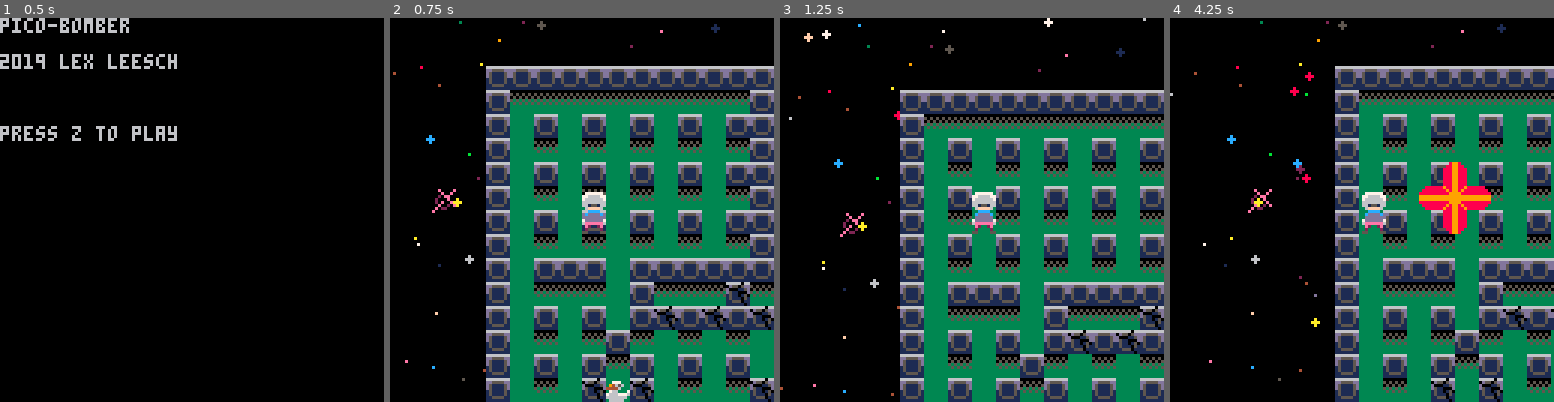
Above: before the commit, frames 1-4 (left to right).
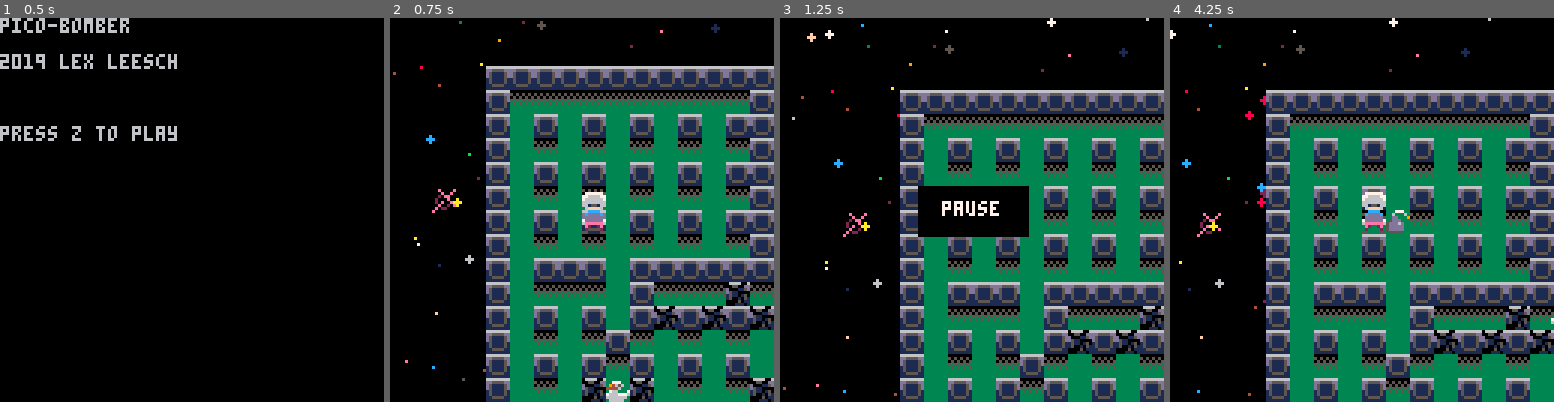
Above: after the commit, the same moments.

Repository: DigbyTheDog/PicoBomber
Game: PICO-8 cartridge game-1.p8
Same seed, same stepped clock (60 frames per second), same inputs: the game is played once before the commit and once after it.
Inputs:
- Up to frame 1 (0.5 s): tap X (X key) at 0.33 s
- Up to frame 2 (0.75 s): tap O (Z key) at 0.7 s
- Up to frame 3 (1.25 s): tap X (X key) at 1.07 s
- Up to frame 4 (4.25 s): hold Right 1.6-2.1 s; tap O (Z key) every 0.4 s from 1.7 to 4.1 s; tap X (X key) at 1.85, 2.97, 4.08 s; hold Up 2.15-2.42 s; hold Right 2.47-3.03 s; hold Left 3.08-3.58 s; hold Down 3.63-3.97 s; hold Right from 4.02 s (still down)

Frame 1 is identical in both runs. In frame 2, 0.6% of the frame differs, in the area x 50-100%, y 68-100%; in frame 3, 4.6%; in frame 4, 54%, in the area x 0-100%, y 0-100%.

Commit message:
Update game-1.p8
lil pause feature

Diff:
--- a/game-1.p8
+++ b/game-1.p8
@@ -37,6 +37,8 @@
 		update_menu()
 	elseif game_state=="game" then
 		update_game()
+	elseif game_state=="paused" then
+		update_pause()
 	elseif game_state=="level complete" then
 		update_level_complete()
 	end
@@ -53,6 +55,8 @@
 		draw_text_box("GAME OVER",8)
 	elseif game_state=="game" then
 		draw_game()
+	elseif game_state=="paused" then
+		draw_text_box("pause",7)
 	elseif game_state=="level complete" then
 		draw_text_box("rock on!!!",7)
 	end
@@ -219,6 +223,12 @@
 
 	update_global_timer()
 
+end
+
+function update_pause()
+	if btnp(5) then
+		game_state="game"
+	end
 end
 
 level_complete_frame_counter = 0
@@ -569,6 +579,10 @@
 					bomb = make_bomb(bomb_x,bomb_y,self.facing)
 					bomb_is_deployed = true
 				end
+			end
+
+			if btnp(5) then
+				game_state="paused"
 			end
 
 		end,
@@ -931,14 +945,14 @@
 00700700151111513333333376667776766667767666677740060007040700070888900000e0020e000ff000006dd600eeeeeeee7666666776666667755ff557
 0000000011555511333333336666666066666660066666660077777640070076098900000e0220000000000000066000eeeeeeee7666666776666667ccffffcc
 000000001111111133333333066666000666660000666660006666600066666000900000e00000000000000000000000eeeeeeee66666666655ff556cf2222fc
-000777006666606600000000000000000000000000000000000000000000000000000000000000000000000000000000c000000c77777777ccffffccc222222c
-007000700d5505dd0088800000777000007770000077700000777000007770000077700000777000000000000c0000c00c0000c0c55ff55ccf2222fcc222222c
+000777000666600600000000000000000000000000000000000000000000000000000000000000000000000000000000c000000c77777777ccffffccc222222c
+00700070005500dd0088800000777000007770000077700000777000007770000077700000777000000000000c0000c00c0000c0c55ff55ccf2222fcc222222c
 00220009d000115d099606000888880007770700077707000777070007770700077707000777070000c00c0000c00c0000c00c00cc2222ccc222222cc222222c
-02888000d511000d9999600099996000888880007777700077777000777770007777700077777000000000000000000000000000c228822cc228822cc228822c
+02888000d51100009999600099996000888880007777700077777000777770007777700077777000000000000000000000000000c228822cc228822cc228822c
 2888e800151101500777000707770007077700070888000700700008007000000070000000700000000000000000000000000000cffffffccffffffccffffffc
-2888880015111051766677767666777676667776766677768888888877707070777070707770707000c00c0000c00c0000c00c007cddddc77cddddc77cddddc7
-28888800115550116666666066666660666666606666666066666660888888807777777077777770000000000c0000c00c0000c00eeeeee00eeeeee00eeeeee0
-022220001111110106666600066666000666660006666600066666000666660008888800077777000000000000000000c000000c500000055000000550000005
+2888880015001051766677767666777676667776766677768888888877707070777070707770707000c00c0000c00c0000c00c007cddddc77cddddc77cddddc7
+28888800000050116666666066666660666666606666666066666660888888807777777077777770000000000c0000c00c0000c00eeeeee00eeeeee00eeeeee0
+022220000001110106666600066666000666660006666600066666000666660008888800077777000000000000000000c000000c500000055000000550000005
 00077700988998890089980088888800333333331111111100000000000777000007770000077700000000000000000000000000000000000000000000000000
 00600060898998980889988088888880333333331111111100000000006000600060006000700070000000000000000000000000000000000000000000000000
 00dd000988999988888998888888888833333333111111110000000000dd00090022000900880009077777700000000007777770000000000777777000000000
